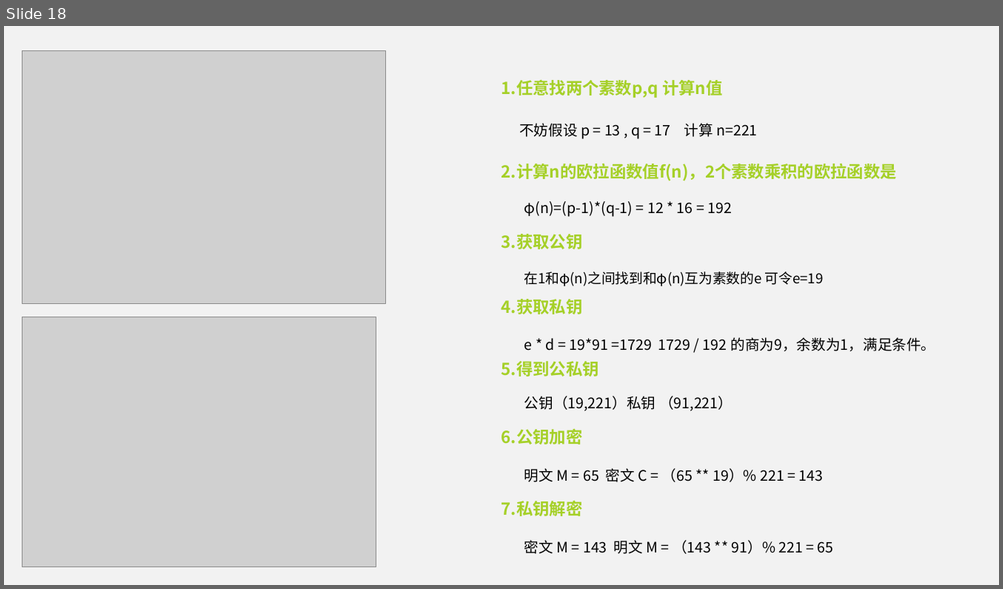
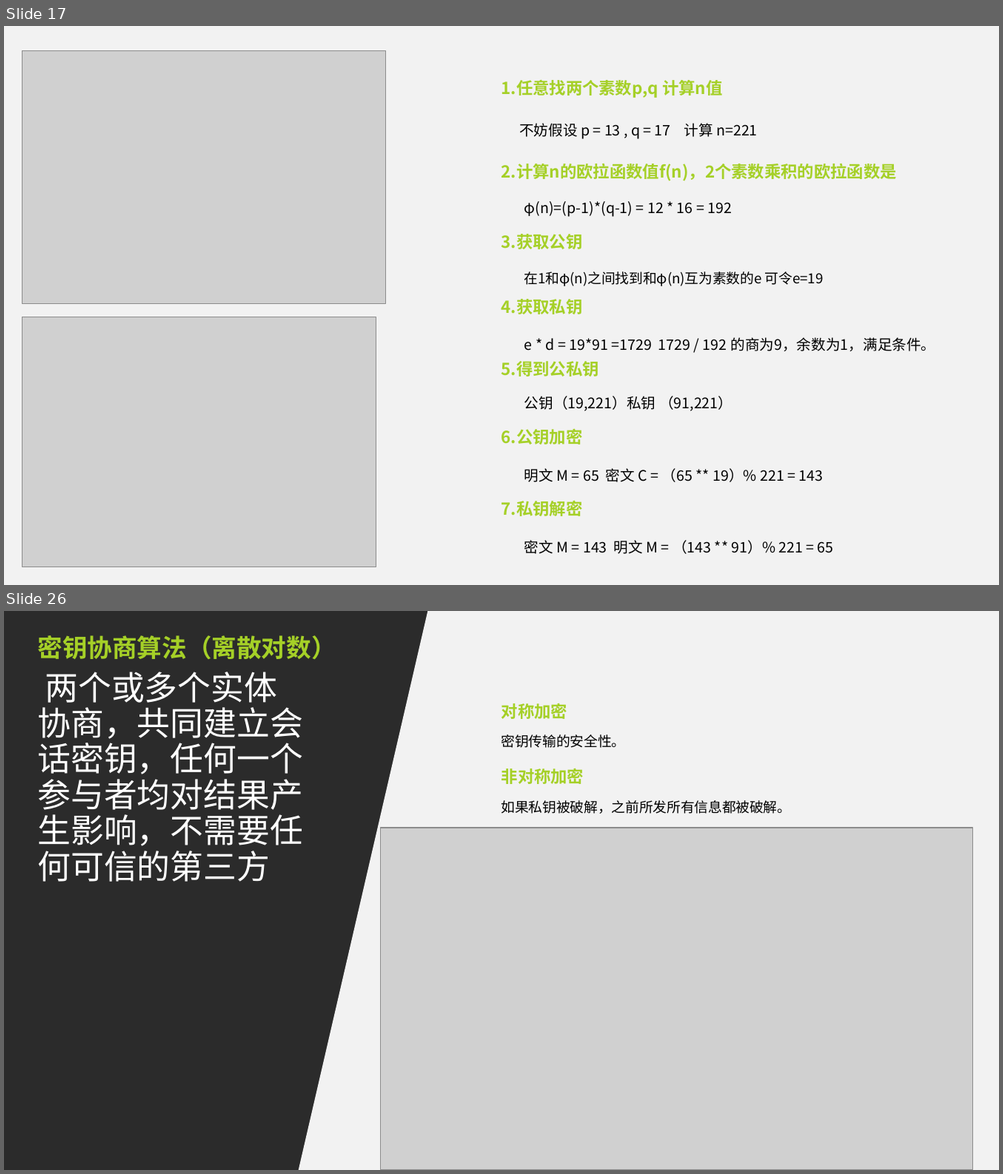
Before and after one commit to mikemikemao/c-11, a slide deck: encryption.pptx. Shown one above the other, each under a label of ours: slide 18 before the commit, slides 17 and 26 after it; the slides between them are not shown. The pictures are 1003x589 and 1003x1174 pixels, drawn with LibreOffice and Linux fonts; fonts in the diff are those of the drawing; grey boxes stand for pictures; background and template pictures are left out; a plain dark background stands for a picture behind light text. Boxes give left, top, right and bottom in pixels: in the first picture for what was removed or moved away, otherwise in the second. Text is boxed around its words. In the diff, an @@ line names an element or a change of style, - is before the commit and + after.

Commit message:
初步完成加密ppt

```diff
--- a/encryption.pptx
+++ b/encryption.pptx
@@ slide 26 added at [4, 611, 999, 1170], background picture (left out) @@
@@ freeform shape added at [296, 611, 999, 1170], fill #F2F2F2 @@
@@ text added at [37, 635, 336, 659], 24 pt, text #A5D027, bold @@
+密钥协商算法（离散对数）
@@ text added at [37, 672, 303, 882], 32 pt, text #FFFFFF @@
+两个或多个实体协商，共同建立会话密钥，任何一个参与者均对结果产生影响，不需要任何可信的第三方
@@ text added at [501, 703, 567, 719], 16 pt, text #A5D027, bold @@
+对称加密
@@ text added at [501, 735, 626, 748], 13.3 pt, text #000000 @@
+密钥传输的安全性。
@@ text added at [501, 768, 584, 784], 16 pt, text #A5D027, bold @@
+非对称加密
@@ text added at [501, 800, 791, 814], 13.3 pt, text #000000 @@
+如果私钥被破解，之前所发所有信息都被破解。
@@ picture added at [380, 828, 973, 1170] @@
@@ what was slide 18 is now slide 17 @@
```
Also in this commit, not shown: 8 slides changed, 13 other slides added, 7 slides removed.
